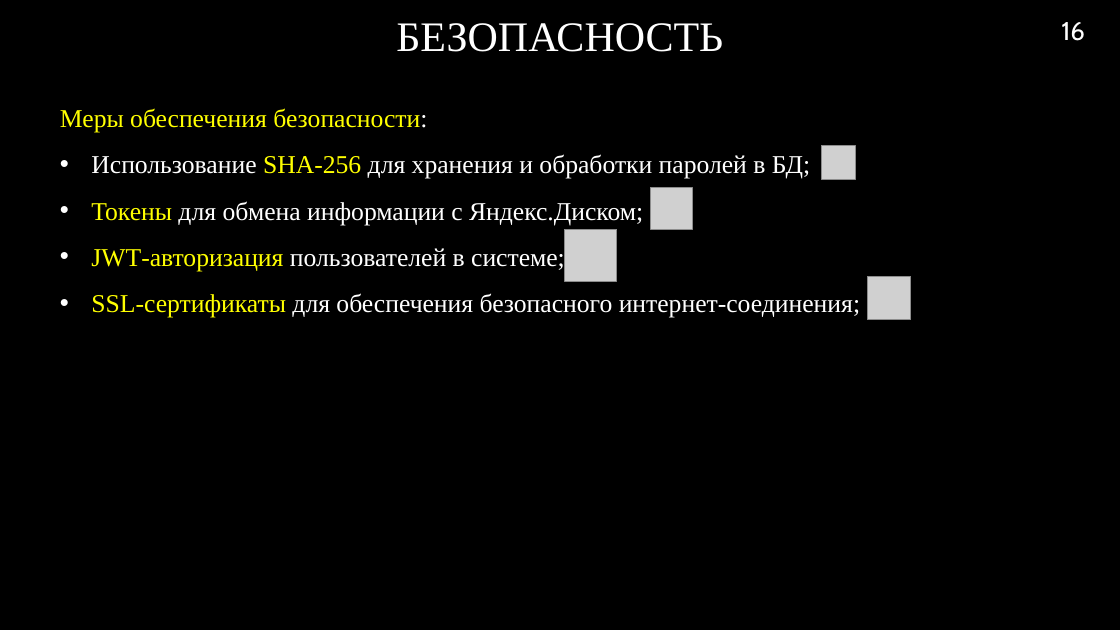
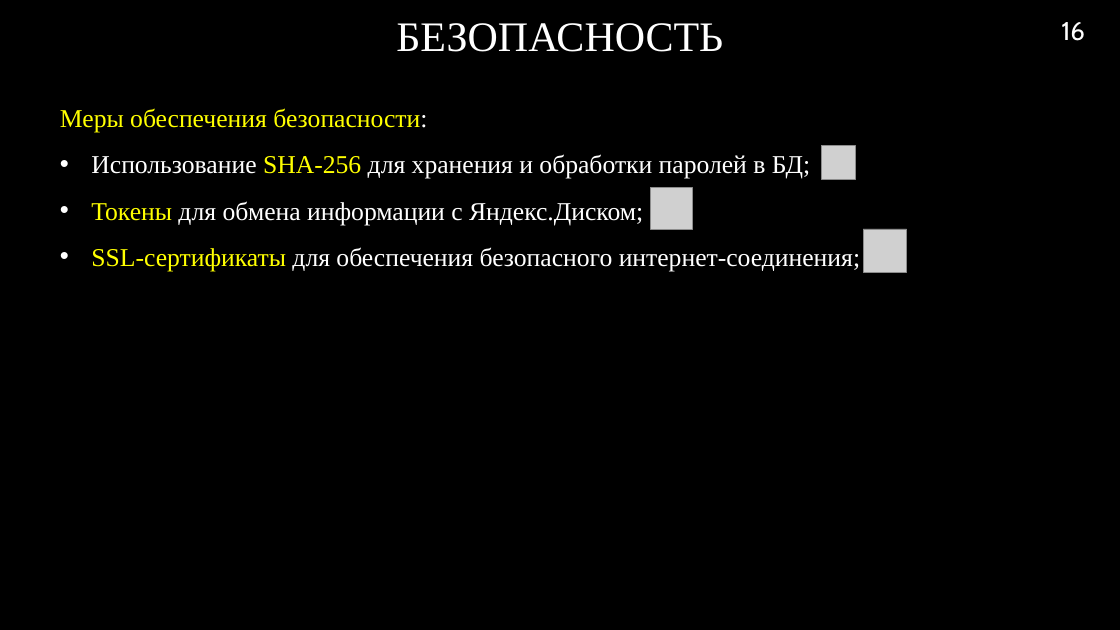
Before and after one commit to RAdKuzur/ASTU, a slide deck: slide 16 of Дипломная работа/Диплом/Презентация.pptx. Drawn at 1120x630 pixels with LibreOffice and Linux fonts; fonts in the diff are those of the drawing; grey boxes stand for pictures; background and template pictures are left out. Boxes give left, top, right and bottom in pixels: in the first picture for what was removed or moved away, otherwise in the second. Text is boxed around its words. In the diff, an @@ line names an element or a change of style, - is before the commit and + after.

```diff
--- a/Дипломная работа/Диплом/Презентация.pptx
+++ b/Дипломная работа/Диплом/Презентация.pptx
@@ picture removed at <box>565,229,617,281</box> @@
@@ picture: place and size @@
-picture at <box>868,276,912,320</box>
+picture at <box>864,229,907,273</box>
@@ text at <box>91,245,565,271</box>: paragraph removed @@
-• JWT-авторизация пользователей в системе;
```
Also in this commit, not shown: 1 other slide changed, 1 other file.
